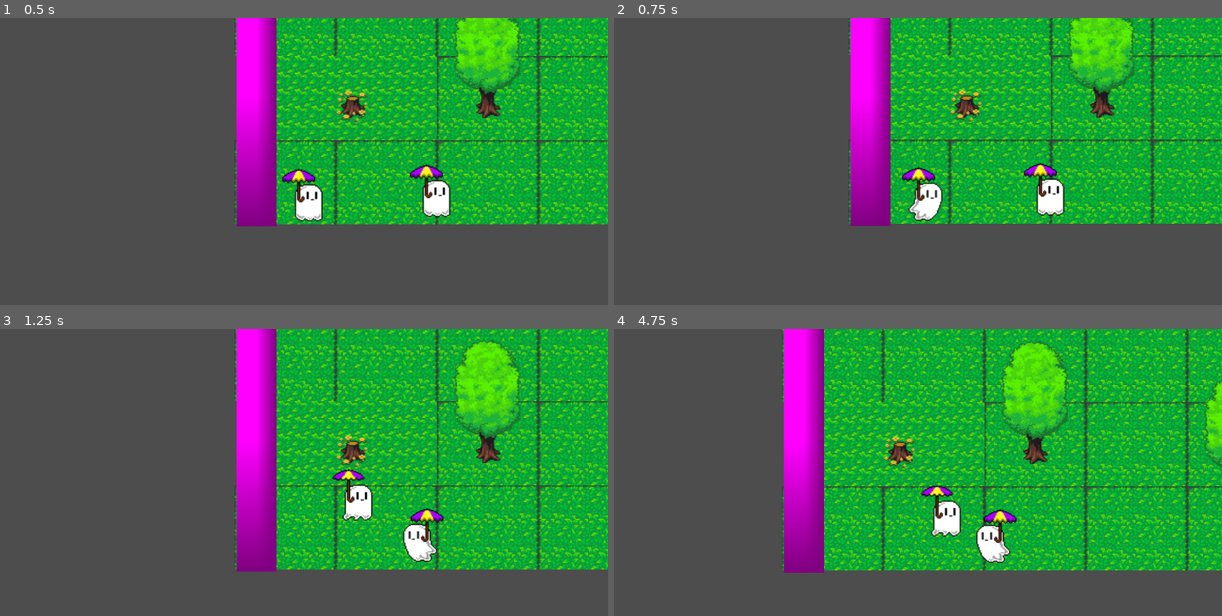
Above: before the commit, frames 1-4 (two rows, left to right).
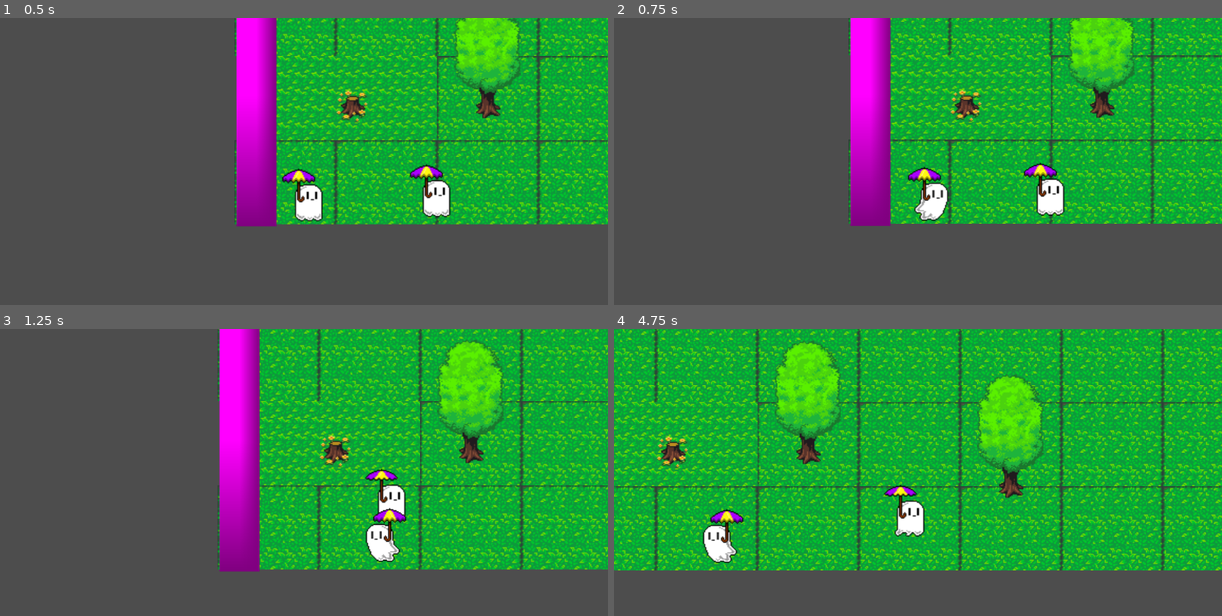
Above: after the commit, the same moments.

Repository: heryforce/Project-P
Game: Godot game, scene res://scenes/game/game.tscn
Same seed, same stepped clock (60 frames per second), same inputs: the game is played once before the commit and once after it.
Inputs:
- Up to frame 1 (0.5 s): no input
- Up to frame 2 (0.75 s): hold Right (run_right) from 0.53 s (still down); tap Q (attack) at 0.6 s
- Up to frame 3 (1.25 s): keep holding Right (run_right); tap Space (jump) at 0.77, 1.07 s; tap Down (crouch) at 0.8 s
- Up to frame 4 (4.75 s): tap Down (crouch) at 1.35, 3.05, 3.6 s; tap Space (jump) at 1.52, 1.55, 1.82, 2.1, 3.02, 3.32, 3.77, 3.8, 4.07, 4.52 s; release Right (run_right) at 2.03 s; hold Left (run_left) 2.03-2.78 s; tap Q (attack) at 2.3, 2.85, 4.35 s; hold Right (run_right) 2.78-4.28 s; hold Left (run_left) from 4.28 s (still down)

Frame 1 is identical in both runs. In frame 2, 0.7% of the frame differs, in the area x 47-56%, y 51-71%; in frame 3, 28%; in frame 4, 60%, in the area x 0-100%, y 0-85%.

Commit message:
refacto state machine, now the player can hurt and kill the enemy

Diff:
--- a/managers/game_manager.gd
+++ b/managers/game_manager.gd
@@ -1,6 +1,6 @@
 extends Node
 
-const SPEED: float = 5000.0
+const SPEED: float = 10000.0
 const GRAVITY: float = 500.0
 const JUMP_FORCE: float = 200.0
 const HELM_BREAKER_SPEED: float = 300.0
--- a/scenes/enemy/enemy.gd
+++ b/scenes/enemy/enemy.gd
@@ -2,13 +2,12 @@
 
 class_name Enemy
 
-@onready var hurtbox: Area2D = $Hurtbox
+var _pv: int = 100
 
-var pv: int = 100
+signal sig_hurt
 
 # Called when the node enters the scene tree for the first time.
 func _ready() -> void:
-	hurtbox.connect("area_entered", on_area_entered)
 	pass # Replace with function body.
 
 
@@ -19,8 +18,13 @@
 func _physics_process(delta: float) -> void:
 	move_and_slide()
 
-func on_area_entered(area) -> void:
-	if area is Hitbox:
-		print("enemy hurt")
 
-	pass
+func getPv() -> int:
+	return _pv
+
+func setPv(pv: int) -> void:
+	_pv = pv
+
+func hurt(power: int) -> void:
+	setPv(getPv() - power)
+	sig_hurt.emit()
--- a/scenes/enemy/enemy.tscn
+++ b/scenes/enemy/enemy.tscn
@@ -1,16 +1,37 @@
-[gd_scene load_steps=44 format=3 uid="uid://7q5kpwe2gm2j"]
+[gd_scene load_steps=49 format=3 uid="uid://7q5kpwe2gm2j"]
 
 [ext_resource type="Script" uid="uid://br81y7byuv82r" path="res://scenes/enemy/enemy.gd" id="1_40wdo"]
 [ext_resource type="Texture2D" uid="uid://d0d5hthllgryp" path="res://assets/images/fantome/Framesheet.png" id="2_40wdo"]
 [ext_resource type="Texture2D" uid="uid://bavndurdiq3bl" path="res://assets/images/char_1/attack_from_air.png" id="3_tjssy"]
-[ext_resource type="Script" uid="uid://dtfygjeaqqfdg" path="res://scenes/enemy/state_machine.gd" id="4_tjssy"]
+[ext_resource type="PackedScene" uid="uid://dr54vnk6swpir" path="res://scenes/state_machine/state_machine.tscn" id="4_nbhyu"]
 [ext_resource type="Script" uid="uid://dkx1qj4pb72f6" path="res://scenes/enemy/enemy_idle.gd" id="5_gl05p"]
 [ext_resource type="Script" uid="uid://ci005g44k5mtk" path="res://scenes/enemy/enemy_wander.gd" id="6_cwlon"]
 [ext_resource type="Script" uid="uid://bbosvmna5obkk" path="res://scenes/enemy/enemy_hurt.gd" id="7_nbhyu"]
+[ext_resource type="Script" uid="uid://pql5fgkrf6p4" path="res://scenes/enemy/enemy_dead.gd" id="8_13gj6"]
 
 [sub_resource type="AtlasTexture" id="AtlasTexture_ugbui"]
 atlas = ExtResource("2_40wdo")
 region = Rect2(0, 325, 65, 65)
+
+[sub_resource type="AtlasTexture" id="AtlasTexture_4efjx"]
+atlas = ExtResource("2_40wdo")
+region = Rect2(0, 130, 65, 65)
+
+[sub_resource type="AtlasTexture" id="AtlasTexture_hvxgb"]
+atlas = ExtResource("2_40wdo")
+region = Rect2(65, 130, 65, 65)
+
+[sub_resource type="AtlasTexture" id="AtlasTexture_peoo5"]
+atlas = ExtResource("2_40wdo")
+region = Rect2(130, 130, 65, 65)
+
+[sub_resource type="AtlasTexture" id="AtlasTexture_2f3il"]
+atlas = ExtResource("2_40wdo")
+region = Rect2(195, 130, 65, 65)
+
+[sub_resource type="AtlasTexture" id="AtlasTexture_dtxhd"]
+atlas = ExtResource("2_40wdo")
+region = Rect2(260, 130, 65, 65)
 
 [sub_resource type="AtlasTexture" id="AtlasTexture_fcs02"]
 atlas = ExtResource("2_40wdo")
@@ -152,6 +173,26 @@
 }, {
 "frames": [{
 "duration": 1.0,
+"texture": SubResource("AtlasTexture_4efjx")
+}, {
+"duration": 1.0,
+"texture": SubResource("AtlasTexture_hvxgb")
+}, {
+"duration": 1.0,
+"texture": SubResource("AtlasTexture_peoo5")
+}, {
+"duration": 1.0,
+"texture": SubResource("AtlasTexture_2f3il")
+}, {
+"duration": 1.0,
+"texture": SubResource("AtlasTexture_dtxhd")
+}],
+"loop": false,
+"name": &"dead",
+"speed": 11.0
+}, {
+"frames": [{
+"duration": 1.0,
 "texture": SubResource("AtlasTexture_fcs02")
 }, {
 "duration": 1.0,
@@ -202,7 +243,7 @@
 "duration": 1.0,
 "texture": SubResource("AtlasTexture_lgqa7")
 }],
-"loop": true,
+"loop": false,
 "name": &"hurt",
 "speed": 5.0
 }, {
@@ -296,41 +337,18 @@
 radius = 12.0
 height = 38.0
 
-[sub_resource type="CapsuleShape2D" id="CapsuleShape2D_40wdo"]
-radius = 15.0
-height = 40.0
-
 [node name="Enemy" type="CharacterBody2D"]
 script = ExtResource("1_40wdo")
 
 [node name="AnimatedSprite2D" type="AnimatedSprite2D" parent="."]
 position = Vector2(5, 0)
 sprite_frames = SubResource("SpriteFrames_gl05p")
-animation = &"run"
+animation = &"hurt"
 
 [node name="CollisionShape2D" type="CollisionShape2D" parent="."]
 position = Vector2(4, 12)
 shape = SubResource("CapsuleShape2D_a3pup")
 
-[node name="Hurtbox" type="Area2D" parent="."]
-monitorable = false
-
-[node name="CollisionShape2D" type="CollisionShape2D" parent="Hurtbox"]
-position = Vector2(4, 12)
-shape = SubResource("CapsuleShape2D_40wdo")
-
-[node name="EnemyStateMachine" type="Node" parent="."]
-script = ExtResource("4_tjssy")
-
-[node name="EnemyIdle" type="Node" parent="EnemyStateMachine"]
-script = ExtResource("5_gl05p")
-
-[node name="EnemyWander" type="Node" parent="EnemyStateMachine"]
-script = ExtResource("6_cwlon")
-
-[node name="EnemyHurt" type="Node" parent="EnemyStateMachine"]
-script = ExtResource("7_nbhyu")
-
 [node name="WanderingTimer" type="Timer" parent="."]
 wait_time = 0.75
 one_shot = true
@@ -338,5 +356,16 @@
 [node name="IdleTimer" type="Timer" parent="."]
 one_shot = true
 
-[connection signal="timeout" from="WanderingTimer" to="EnemyStateMachine/EnemyWander" method="on_timer_timeout"]
-[connection signal="timeout" from="IdleTimer" to="EnemyStateMachine/EnemyIdle" method="_on_timer_timeout"]
+[node name="StateMachine" parent="." instance=ExtResource("4_nbhyu")]
+
+[node name="Idle" type="Node" parent="StateMachine"]
+script = ExtResource("5_gl05p")
+
+[node name="EnemyWander" type="Node" parent="StateMachine"]
+script = ExtResource("6_cwlon")
+
+[node name="EnemyHurt" type="Node" parent="StateMachine"]
+script = ExtResource("7_nbhyu")
+
+[node name="EnemyDead" type="Node" parent="StateMachine"]
+script = ExtResource("8_13gj6")
--- /dev/null
+++ b/scenes/enemy/enemy_dead.gd
@@ -0,0 +1,19 @@
+extends State
+
+class_name EnemyDead
+
+@onready var anim_sprite: AnimatedSprite2D = $"../../AnimatedSprite2D"
+@onready var enemy: Enemy = $"../.."
+
+func enter() -> void:
+	anim_sprite.play("dead")
+
+func exit() -> void:
+	enemy.queue_free()
+	pass
+
+func update(delta: float) -> void:
+	pass
+
+func physics_update(delta: float) -> void:
+	pass
--- a/scenes/enemy/enemy_hurt.gd
+++ b/scenes/enemy/enemy_hurt.gd
@@ -7,6 +7,7 @@
 @onready var idle_timer: Timer = $"../../IdleTimer"
 
 func enter() -> void:
+	idle_timer.connect("timeout", _on_timer_timeout)
 	idle_timer.start()
 	anim_sprite.play("hurt")
 
@@ -14,7 +15,8 @@
 	pass
 
 func update(delta: float) -> void:
-	pass
+	if enemy.getPv() <= 0:
+		transition.emit(self, "EnemyDead")
 
 func physics_update(delta: float) -> void:
 	pass
--- a/scenes/enemy/enemy_idle.gd
+++ b/scenes/enemy/enemy_idle.gd
@@ -7,10 +7,13 @@
 @onready var idle_timer: Timer = $"../../IdleTimer"
 
 func enter() -> void:
+	enemy.sig_hurt.connect(on_sig_hurt)
+	idle_timer.connect("timeout", _on_timer_timeout)
 	idle_timer.start()
 	anim_sprite.play("idle")
 
 func exit() -> void:
+	idle_timer.disconnect("timeout", _on_timer_timeout)
 	pass
 
 func update(delta: float) -> void:
@@ -22,4 +25,7 @@
 
 func _on_timer_timeout() -> void:
 	transition.emit(self, "EnemyWander")
-	pass # Replace with function body.
+	pass
+
+func on_sig_hurt() -> void:
+	transition.emit(self, "EnemyHurt")
--- a/scenes/enemy/enemy_wander.gd
+++ b/scenes/enemy/enemy_wander.gd
@@ -8,6 +8,8 @@
 var turn: int = 1
 
 func enter() -> void:
+	enemy.sig_hurt.connect(on_sig_hurt)
+	wander_timer.connect("timeout", on_timer_timeout)
 	if anim_sprite.flip_h == true:
 		anim_sprite.flip_h = false
 		turn = 1
@@ -19,6 +21,7 @@
 	anim_sprite.play("run")
 
 func exit() -> void:
+	wander_timer.disconnect("timeout", on_timer_timeout)
 	pass
 
 func update(delta: float) -> void:
@@ -26,11 +29,12 @@
 
 func physics_update(delta: float) -> void:
 	enemy.velocity.x = GameManager.SPEED * delta * turn
-	print(turn)
 	pass
 
 func on_timer_timeout() -> void:
-	print("transition to idle")
 	enemy.velocity.x = 0.0
-	transition.emit(self, "EnemyIdle")
+	transition.emit(self, "Idle")
 	pass
+
+func on_sig_hurt() -> void:
+	transition.emit(self, "EnemyHurt")
--- a/scenes/enemy/state_machine.gd
+++ /dev/null
@@ -1,41 +0,0 @@
-extends Node
-
-class_name EnemyStateMachine
-
-var states: Dictionary = {}
-var current_state: State
-
-@export var initial_state: State
-
-func _ready() -> void:
-	initial_state = $EnemyIdle
-	for child in get_children():
-		if child is State:
-			#pour chaque State de ma FSM, je les push dans mon hash et je connecte au signal pour détecter les changements d'état
-			states[child.name.to_lower()] = child
-			child.transition.connect(on_transition)
-
-	if initial_state:
-		initial_state.enter()
-		current_state = initial_state
-
-func _process(delta: float) -> void:
-	current_state.update(delta)
-
-func _physics_process(delta: float) -> void:
-	current_state.physics_update(delta)
-
-func on_transition(old_state: State, new_state_name: String) -> void:
-	# l'état qui appelle cette fonction doit être l'état actuel
-	if old_state != current_state:
-		return
-
-	var new_state: State = states.get(new_state_name.to_lower())
-	if !new_state:
-		return
-
-	if current_state:
-		current_state.exit()
-
-	new_state.enter()
-	current_state = new_state
--- a/scenes/player/hitbox_attack_ground_1.gd
+++ b/scenes/player/hitbox_attack_ground_1.gd
@@ -1,4 +1,13 @@
 extends Hitbox
 
-func hit() -> void:
+@onready var player: Player = $"../"
+
+func _ready() -> void:
+	connect("body_entered", on_hit)
 	pass
+
+
+func on_hit(body) -> void:
+	if body is Enemy:
+		body.hurt(player.getPower())
+	pass
--- a/scenes/player/player.gd
+++ b/scenes/player/player.gd
@@ -4,10 +4,11 @@
 
 @onready var anim_sprite: AnimatedSprite2D = $AnimatedSprite2D
 
-var can_jump: bool = true
-var ignore_gravity: bool = false
-var pv: int = 100
-var mana: int = 100
+var _can_jump: bool = true
+var _ignore_gravity: bool = false
+var _pv: int = 100
+var _mana: int = 100
+var _power: int = 10
 
 func _ready() -> void:
 	pass
@@ -17,9 +18,27 @@
 
 func _physics_process(delta: float) -> void:
 	if is_on_floor() == false:
-		can_jump = false
-		if ignore_gravity == false:
+		setCanJump(false)
+		if getIgnoreGravity() == false:
 			velocity.y += GameManager.GRAVITY * delta
 	else:
-		can_jump = true
+		setCanJump(true)
 	move_and_slide()
+
+func setCanJump(value: bool) -> void:
+	_can_jump = value
+
+func canJump() -> bool:
+	return _can_jump
+
+func getIgnoreGravity() -> bool:
+	return _ignore_gravity
+
+func getPv() -> int:
+	return _pv
+
+func setPv(pv: int) -> void:
+	_pv = pv
+
+func getPower() -> int:
+	return _power
--- a/scenes/player/player.tscn
+++ b/scenes/player/player.tscn
@@ -3,7 +3,7 @@
 [ext_resource type="Script" uid="uid://ca4upie1hr1s" path="res://scenes/player/player.gd" id="1_p47bc"]
 [ext_resource type="Texture2D" uid="uid://d0d5hthllgryp" path="res://assets/images/fantome/Framesheet.png" id="2_gx1jg"]
 [ext_resource type="Texture2D" uid="uid://bavndurdiq3bl" path="res://assets/images/char_1/attack_from_air.png" id="4_fm80t"]
-[ext_resource type="Script" uid="uid://7bdcfw1rvj6g" path="res://scenes/player/state_machine.gd" id="6_0owmy"]
+[ext_resource type="PackedScene" uid="uid://dr54vnk6swpir" path="res://scenes/state_machine/state_machine.tscn" id="5_gx1jg"]
 [ext_resource type="Script" uid="uid://b75gcdovybsia" path="res://scenes/player/player_idle.gd" id="7_qek5x"]
 [ext_resource type="Script" uid="uid://30y1cb6c86a3" path="res://scenes/player/player_jump.gd" id="9_5gtgg"]
 [ext_resource type="Script" uid="uid://dxigcirv404hn" path="res://scenes/player/player_run.gd" id="10_h17s1"]
@@ -317,33 +317,6 @@
 position = Vector2(4, 11)
 shape = SubResource("CapsuleShape2D_lvxji")
 
-[node name="StateMachine" type="Node" parent="."]
-script = ExtResource("6_0owmy")
-
-[node name="PlayerIdle" type="Node" parent="StateMachine"]
-script = ExtResource("7_qek5x")
-
-[node name="PlayerRun" type="Node" parent="StateMachine"]
-script = ExtResource("10_h17s1")
-
-[node name="PlayerJump" type="Node" parent="StateMachine"]
-script = ExtResource("9_5gtgg")
-
-[node name="PlayerFall" type="Node" parent="StateMachine"]
-script = ExtResource("10_je7p5")
-
-[node name="PlayerAttack" type="Node" parent="StateMachine"]
-script = ExtResource("11_je7p5")
-
-[node name="PlayerLand" type="Node" parent="StateMachine"]
-script = ExtResource("13_gx1jg")
-
-[node name="PlayerHelmBreakerFall" type="Node" parent="StateMachine"]
-script = ExtResource("14_ugbui")
-
-[node name="PlayerHelmBreakerLand" type="Node" parent="StateMachine"]
-script = ExtResource("15_fcs02")
-
 [node name="Camera2D" type="Camera2D" parent="."]
 zoom = Vector2(2, 2)
 position_smoothing_enabled = true
@@ -358,12 +331,49 @@
 position = Vector2(5, 12)
 shape = SubResource("CapsuleShape2D_fcs02")
 
-[node name="HitboxAttackGround1" type="Area2D" parent="."]
-position = Vector2(30, 6)
+[node name="HitboxAttackGround1Right" type="Area2D" parent="."]
+position = Vector2(39, 6)
 monitoring = false
 monitorable = false
 script = ExtResource("16_myrg7")
 
-[node name="CollisionShape2D" type="CollisionPolygon2D" parent="HitboxAttackGround1"]
+[node name="CollisionShape2D" type="CollisionPolygon2D" parent="HitboxAttackGround1Right"]
 position = Vector2(3, 2)
 polygon = PackedVector2Array(-7, -18, 9, -3, 9, 7, -3, 18, -17, 20, -5, 7, -5, 0, -15, -16)
+
+[node name="HitboxAttackGround1Left" type="Area2D" parent="."]
+position = Vector2(-36, 10)
+monitoring = false
+monitorable = false
+script = ExtResource("16_myrg7")
+
+[node name="CollisionShape2D" type="CollisionPolygon2D" parent="HitboxAttackGround1Left"]
+position = Vector2(3, 2)
+rotation = 3.1415927
+polygon = PackedVector2Array(-7, -18, 9, -3, 9, 7, -3, 18, -17, 20, -5, 7, -5, 0, -15, -16)
+
+[node name="StateMachine" parent="." instance=ExtResource("5_gx1jg")]
+
+[node name="Idle" type="Node" parent="StateMachine"]
+script = ExtResource("7_qek5x")
+
+[node name="PlayerRun" type="Node" parent="StateMachine"]
+script = ExtResource("10_h17s1")
+
+[node name="PlayerJump" type="Node" parent="StateMachine"]
+script = ExtResource("9_5gtgg")
+
+[node name="PlayerFall" type="Node" parent="StateMachine"]
+script = ExtResource("10_je7p5")
+
+[node name="PlayerAttack" type="Node" parent="StateMachine"]
+script = ExtResource("11_je7p5")
+
+[node name="PlayerLand" type="Node" parent="StateMachine"]
+script = ExtResource("13_gx1jg")
+
+[node name="PlayerHelmBreakerFall" type="Node" parent="StateMachine"]
+script = ExtResource("14_ugbui")
+
+[node name="PlayerHelmBreakerLand" type="Node" parent="StateMachine"]
+script = ExtResource("15_fcs02")
--- a/scenes/player/player_attack.gd
+++ b/scenes/player/player_attack.gd
@@ -4,18 +4,22 @@
 
 @onready var anim_sprite: AnimatedSprite2D = $"../../AnimatedSprite2D"
 @onready var player: Player = $"../.."
-@onready var hitbox_attack_ground_1: Area2D = $"../../HitboxAttackGround1"
+@onready var hitbox_attack_ground_1_right: Area2D = $"../../HitboxAttackGround1Right"
+@onready var hitbox_attack_ground_1_left: Area2D = $"../../HitboxAttackGround1Left"
 
 func enter() -> void:
 	anim_sprite.animation_finished.connect(on_anim_finished)
 	anim_sprite.play("attack_ground_1")
-	hitbox_attack_ground_1.monitorable = true
+	if player.anim_sprite.flip_h == false:
+		hitbox_attack_ground_1_right.monitoring = true
+	else:
+		hitbox_attack_ground_1_left.monitoring = true
 
 
 func exit() -> void:
 	anim_sprite.animation_finished.disconnect(on_anim_finished)
-	hitbox_attack_ground_1.monitorable = false
-	pass
+	hitbox_attack_ground_1_right.monitoring = false
+	hitbox_attack_ground_1_left.monitoring = false
 
 
 func update(delta: float) -> void:
@@ -26,7 +30,7 @@
 
 func on_anim_finished() -> void:
 	if player.velocity.x == 0.0:
-		transition.emit(self, "PlayerIdle")
+		transition.emit(self, "Idle")
 	else:
 		transition.emit(self, "PlayerRun")
 	pass
--- a/scenes/player/player_helm_breaker_land.gd
+++ b/scenes/player/player_helm_breaker_land.gd
@@ -24,4 +24,4 @@
 	pass
 
 func is_anim_finished() -> void:
-	transition.emit(self, "PlayerIdle")
+	transition.emit(self, "Idle")
--- a/scenes/player/player_idle.gd
+++ b/scenes/player/player_idle.gd
@@ -12,10 +12,9 @@
 	pass
 
 func update(delta: float) -> void:
-	#var dir = Input.get_vector("run_left", "run_right", "jump","crouch")
 	var axis = Input.get_axis("run_left", "run_right")
 	if Input.is_action_just_pressed("jump"):
-		if player.can_jump:
+		if player.canJump():
 			transition.emit(self, "PlayerJump")
 	if Input.is_action_just_pressed("attack"):
 		transition.emit(self, "PlayerAttack")
--- a/scenes/player/player_land.gd
+++ b/scenes/player/player_land.gd
@@ -32,4 +32,4 @@
 
 
 func on_anim_finished() -> void:
-	transition.emit(self, "PlayerIdle")
+	transition.emit(self, "Idle")
--- a/scenes/player/player_run.gd
+++ b/scenes/player/player_run.gd
@@ -22,7 +22,7 @@
 	var axis_x = Input.get_axis("run_left", "run_right")
 	player.velocity.x = GameManager.SPEED * delta * axis_x
 	if axis_x == 0.0:
-		transition.emit(self, "PlayerIdle")
+		transition.emit(self, "Idle")
 	else:
 		if axis_x > 0.0:
 			anim_sprite.flip_h = false
--- a/scenes/player/state_machine.gd
+++ b/scenes/state_machine/state_machine.gd
@@ -8,7 +8,7 @@
 @export var initial_state: State
 
 func _ready() -> void:
-	initial_state = $PlayerIdle
+	initial_state = $Idle
 	for child in get_children():
 		if child is State:
 			#pour chaque State de ma FSM, je les push dans mon hash et je connecte au signal pour détecter les changements d'état
--- /dev/null
+++ b/scenes/state_machine/state_machine.tscn
@@ -0,0 +1,6 @@
+[gd_scene load_steps=2 format=3 uid="uid://dr54vnk6swpir"]
+
+[ext_resource type="Script" uid="uid://cubxbyng8okah" path="res://scenes/state_machine/state_machine.gd" id="1_erieg"]
+
+[node name="StateMachine" type="Node"]
+script = ExtResource("1_erieg")
Not shown, added: scenes/enemy/enemy_dead.gd.uid
Not shown, removed: scenes/enemy/state_machine.gd.uid
Not shown, removed: scenes/player/state_machine.gd.uid
Not shown, added: scenes/state_machine/state_machine.gd.uid
